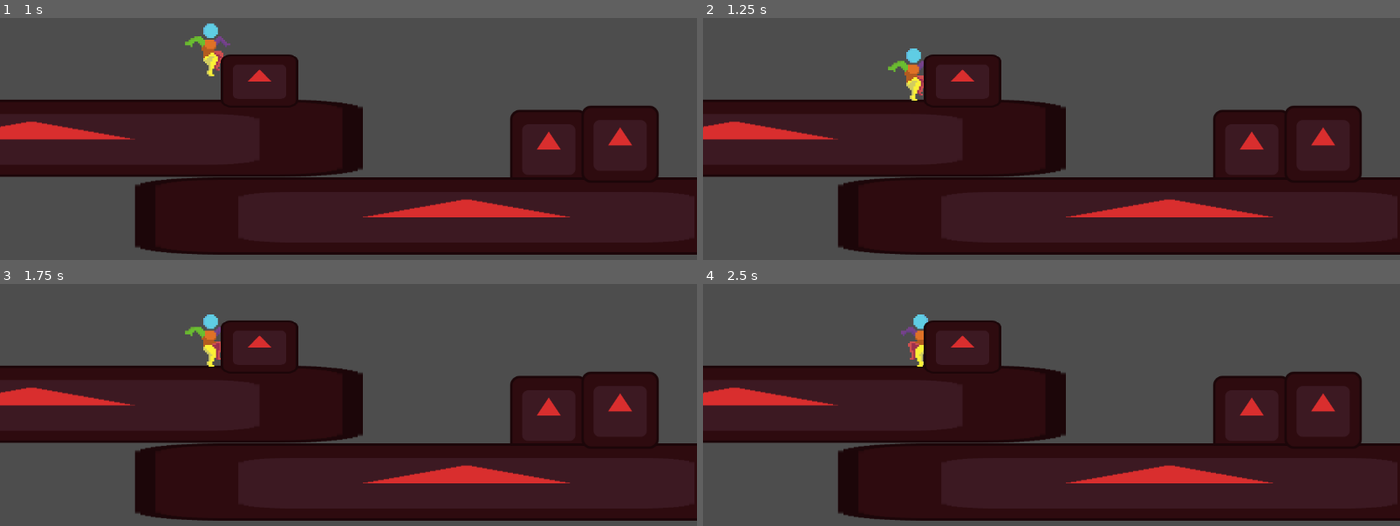
Above: before the commit, frames 1-4 (two rows, left to right).
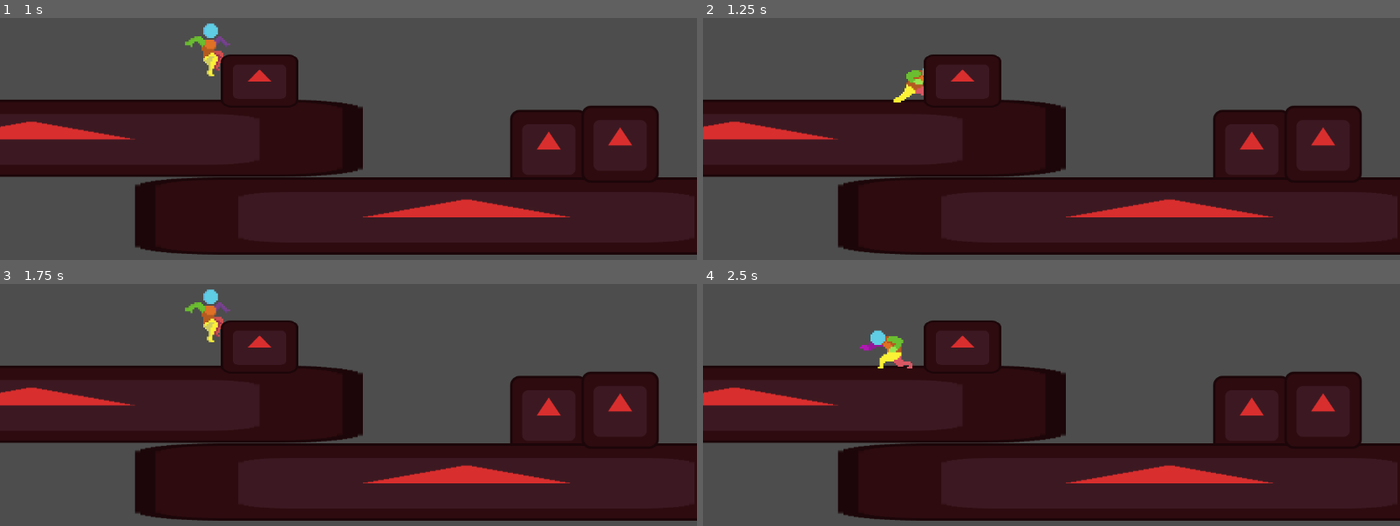
Above: after the commit, the same moments.

Repository: TatusFilipek/GodotTryEndError
Game: Godot game, scene res://scenes/main.tscn
Same seed, same stepped clock (60 frames per second), same inputs: the game is played once before the commit and once after it. The engine's default icon, where the game draws it, is replaced by a stand-in: a white triangle on a blue panel in a dark square.
Inputs:
- Up to frame 1 (1 s): hold D (moveRight) from 0.53 s (still down); hold Ctrl (crouch) from 0.53 s (still down); tap W (moveUp) at 0.77 s
- Up to frame 2 (1.25 s): keep holding D (moveRight); keep holding Ctrl (crouch)
- Up to frame 3 (1.75 s): keep holding D (moveRight); release Ctrl (crouch) at 1.28 s; tap Alt (sprint) at 1.35 s; tap W (moveUp) at 1.52 s
- Up to frame 4 (2.5 s): release D (moveRight) at 2.03 s; hold A (moveLeft) from 2.03 s (still down); hold Ctrl (crouch) from 2.03 s (still down)

Frame 1 is identical in both runs. In frame 2, 0.6% of the frame differs, in the area x 26-32%, y 12-35%; in frame 3, 0.8%; in frame 4, 0.9%, in the area x 22-33%, y 12-35%.

Commit message:
there is a bug where i jump from ledge to ledge and it doesnt set the new ledge position idk why

Diff:
--- a/scenes/player.tscn
+++ b/scenes/player.tscn
@@ -7,6 +7,7 @@
 [ext_resource type="Script" uid="uid://bl1pu4bo1b8v6" path="res://scripts/idle.gd" id="4_qlg0r"]
 [ext_resource type="Texture2D" uid="uid://1f1yfkkkni6i" path="res://resources/PaidCharacter/Idle/Player Idle 48x48.png" id="5_a8ls1"]
 [ext_resource type="Script" uid="uid://cgbkl5js40oui" path="res://scripts/walk.gd" id="5_qlg0r"]
+[ext_resource type="Texture2D" uid="uid://61n3ptcvm8mq" path="res://resources/PaidCharacter/Ledge Grab-Climb/player ledge climb 48x48.png" id="6_60mlk"]
 [ext_resource type="Script" uid="uid://dhhhm4p43sjki" path="res://scripts/fallIdle.gd" id="6_tuyoq"]
 [ext_resource type="Script" uid="uid://vp0ng54ecqcr" path="res://scripts/fallMove.gd" id="7_fjrip"]
 [ext_resource type="Texture2D" uid="uid://bynxqffhb2wes" path="res://resources/PaidCharacter/Slide/Player Slide 48x48.png" id="7_fulsm"]
@@ -164,6 +165,26 @@
 atlas = ExtResource("7_qfm1y")
 region = Rect2(240, 0, 48, 48)
 
+[sub_resource type="AtlasTexture" id="AtlasTexture_hhpqf"]
+atlas = ExtResource("6_60mlk")
+region = Rect2(0, 0, 48, 48)
+
+[sub_resource type="AtlasTexture" id="AtlasTexture_g5jhy"]
+atlas = ExtResource("6_60mlk")
+region = Rect2(48, 0, 48, 48)
+
+[sub_resource type="AtlasTexture" id="AtlasTexture_holxr"]
+atlas = ExtResource("6_60mlk")
+region = Rect2(96, 0, 48, 48)
+
+[sub_resource type="AtlasTexture" id="AtlasTexture_mx1m4"]
+atlas = ExtResource("6_60mlk")
+region = Rect2(144, 0, 48, 48)
+
+[sub_resource type="AtlasTexture" id="AtlasTexture_4gjji"]
+atlas = ExtResource("6_60mlk")
+region = Rect2(192, 0, 48, 48)
+
 [sub_resource type="AtlasTexture" id="AtlasTexture_fuw3a"]
 atlas = ExtResource("8_fulsm")
 region = Rect2(0, 0, 48, 48)
@@ -389,6 +410,26 @@
 "loop": true,
 "name": &"InAir",
 "speed": 6.0
+}, {
+"frames": [{
+"duration": 1.0,
+"texture": SubResource("AtlasTexture_hhpqf")
+}, {
+"duration": 1.0,
+"texture": SubResource("AtlasTexture_g5jhy")
+}, {
+"duration": 1.0,
+"texture": SubResource("AtlasTexture_holxr")
+}, {
+"duration": 1.0,
+"texture": SubResource("AtlasTexture_mx1m4")
+}, {
+"duration": 1.0,
+"texture": SubResource("AtlasTexture_4gjji")
+}],
+"loop": true,
+"name": &"Ledge",
+"speed": 5.0
 }, {
 "frames": [{
 "duration": 1.0,
@@ -500,6 +541,12 @@
 [sub_resource type="AnimationNodeAnimation" id="AnimationNodeAnimation_qfm1y"]
 animation = &"InAirUpApex"
 
+[sub_resource type="AnimationNodeAnimation" id="AnimationNodeAnimation_u2ulf"]
+animation = &"LedgeClimb"
+
+[sub_resource type="AnimationNodeAnimation" id="AnimationNodeAnimation_6e8lb"]
+animation = &"LedgeGrab"
+
 [sub_resource type="AnimationNodeAnimation" id="AnimationNodeAnimation_fulsm"]
 animation = &"Run"
 
@@ -514,17 +561,21 @@
 states/CrouchIdle/position = Vector2(317, 27)
 states/CrouchWalk/node = SubResource("AnimationNodeAnimation_i4ail")
 states/CrouchWalk/position = Vector2(429, 164)
-states/End/position = Vector2(955, 109)
+states/End/position = Vector2(1092, 115)
 states/Idle/node = SubResource("AnimationNodeAnimation_3v2ag")
 states/Idle/position = Vector2(317, 98)
 states/InAirDown/node = SubResource("AnimationNodeAnimation_jej6c")
-states/InAirDown/position = Vector2(652, 85)
+states/InAirDown/position = Vector2(789, 91)
 states/InAirDownApex/node = SubResource("AnimationNodeAnimation_oprun")
-states/InAirDownApex/position = Vector2(789, 85)
+states/InAirDownApex/position = Vector2(926, 91)
 states/InAirUp/node = SubResource("AnimationNodeAnimation_a8ls1")
-states/InAirUp/position = Vector2(652, 27)
+states/InAirUp/position = Vector2(789, 33)
 states/InAirUpApex/node = SubResource("AnimationNodeAnimation_qfm1y")
-states/InAirUpApex/position = Vector2(789, 27)
+states/InAirUpApex/position = Vector2(926, 33)
+states/LedgeClimb/node = SubResource("AnimationNodeAnimation_u2ulf")
+states/LedgeClimb/position = Vector2(650, 29)
+states/LedgeGrab/node = SubResource("AnimationNodeAnimation_6e8lb")
+states/LedgeGrab/position = Vector2(650, 87)
 states/Run/node = SubResource("AnimationNodeAnimation_fulsm")
 states/Run/position = Vector2(429, 20)
 states/Slide/node = SubResource("AnimationNodeAnimation_hhpqf")
@@ -736,6 +787,63 @@
 "transitions": PackedFloat32Array(1),
 "update": 1,
 "values": [&"InAir"]
+}
+
+[sub_resource type="Animation" id="Animation_lxlsd"]
+resource_name = "LedgeClimb"
+step = 0.16666667
+tracks/0/type = "value"
+tracks/0/imported = false
+tracks/0/enabled = true
+tracks/0/path = NodePath("AnimatedSprite2D:animation")
+tracks/0/interp = 1
+tracks/0/loop_wrap = true
+tracks/0/keys = {
+"times": PackedFloat32Array(0),
+"transitions": PackedFloat32Array(1),
+"update": 1,
+"values": [&"Ledge"]
+}
+tracks/1/type = "value"
+tracks/1/imported = false
+tracks/1/enabled = true
+tracks/1/path = NodePath("AnimatedSprite2D:frame")
+tracks/1/interp = 1
+tracks/1/loop_wrap = true
+tracks/1/keys = {
+"times": PackedFloat32Array(0, 0.16666667, 0.33333334),
+"transitions": PackedFloat32Array(1, 1, 1),
+"update": 1,
+"values": [2, 3, 4]
+}
+
+[sub_resource type="Animation" id="Animation_ha2mi"]
+resource_name = "LedgeGrab"
+length = 0.33335
+step = 0.16666667
+tracks/0/type = "value"
+tracks/0/imported = false
+tracks/0/enabled = true
+tracks/0/path = NodePath("AnimatedSprite2D:animation")
+tracks/0/interp = 1
+tracks/0/loop_wrap = true
+tracks/0/keys = {
+"times": PackedFloat32Array(0),
+"transitions": PackedFloat32Array(1),
+"update": 1,
+"values": [&"Ledge"]
+}
+tracks/1/type = "value"
+tracks/1/imported = false
+tracks/1/enabled = true
+tracks/1/path = NodePath("AnimatedSprite2D:frame")
+tracks/1/interp = 1
+tracks/1/loop_wrap = true
+tracks/1/keys = {
+"times": PackedFloat32Array(0, 0.16666667),
+"transitions": PackedFloat32Array(1, 1),
+"update": 1,
+"values": [0, 1]
 }
 
 [sub_resource type="Animation" id="Animation_3v2ag"]
@@ -863,6 +971,8 @@
 &"InAirDownApex": SubResource("Animation_oprun"),
 &"InAirUp": SubResource("Animation_sc3ue"),
 &"InAirUpApex": SubResource("Animation_a8ls1"),
+&"LedgeClimb": SubResource("Animation_lxlsd"),
+&"LedgeGrab": SubResource("Animation_ha2mi"),
 &"RESET": SubResource("Animation_3v2ag"),
 &"Run": SubResource("Animation_fulsm"),
 &"Slide": SubResource("Animation_g5jhy"),
@@ -873,23 +983,22 @@
 radius = 16.0
 height = 94.0
 
-[node name="Player" type="CharacterBody2D" unique_id=97587854 node_paths=PackedStringArray("CheckWall", "CheckLedge")]
+[node name="Player" type="CharacterBody2D" unique_id=97587854 node_paths=PackedStringArray("CheckWall", "CheckLedge", "Collider")]
 script = ExtResource("1_0wfyh")
 jumpForce = 500
 CheckWall = NodePath("CheckWall")
 CheckLedge = NodePath("CheckLedge")
+Collider = NodePath("collider")
 
 [node name="CheckWall" type="RayCast2D" parent="." unique_id=425645109]
 modulate = Color(0, 0, 0, 1)
 position = Vector2(16, -9)
 target_position = Vector2(15, 0)
-collide_with_areas = true
 
 [node name="CheckLedge" type="RayCast2D" parent="." unique_id=922726246]
 modulate = Color(0, 0, 0, 1)
 position = Vector2(26, -36)
 target_position = Vector2(0, 20)
-collide_with_areas = true
 
 [node name="AnimatedSprite2D" type="AnimatedSprite2D" parent="." unique_id=862734885]
 scale = Vector2(3, 3)
--- a/scripts/airStates.gd
+++ b/scripts/airStates.gd
@@ -16,8 +16,6 @@
 		machine.change_state("Idle")
 		return
 
-	core.velocity.y += CalcGravity() * _delta; # Gravity
-
 	if Input.is_action_just_pressed("moveUp") and core.coyoteTimer > 0:
 		core.coyoteTimer = 0
 		machine.change_state("Jump")
@@ -25,8 +23,10 @@
 
 	#check for ledge and if ledge detected grab on it
 	if core.IsLedgeDetected() and core.MovementDirection() != 0 and core.velocity.y > 0:
-		core.velocity = Vector2.ZERO
 		machine.change_state("LedgeGrab")
+		return
+
+	core.velocity.y += CalcGravity() * _delta; # Gravity
 
 	VariableJumpHeight()
 	SuperDuperAirStateAnims()
--- a/scripts/ledgeGrab.gd
+++ b/scripts/ledgeGrab.gd
@@ -1,8 +1,13 @@
 extends State
 class_name LedgeGrab
 
+
 func enter() -> void:
 	super.enter()
+
+	playback.travel("LedgeGrab")
+	core.velocity = Vector2.ZERO
+
 	core.position = core.GetLedgePosition()
 	pass
 
@@ -17,4 +22,15 @@
 	if Input.is_action_pressed("moveDown"):
 		machine.change_state("FallIdle")
 		return
+
+	if not core.IsLedgeDetected():
+		machine.change_state("FallIdle")
+		return
+
+	#if there is space to fit a player and up and a certain direcion is pressed then go to ledge climb, if there isnt space or only up is pressed preform jump
+	if core.jumpInputBufferTimer > 0:
+		core.jumpInputBufferTimer = 0
+		machine.change_state("Jump")
+		return
+
 	pass
--- a/scripts/player.gd
+++ b/scripts/player.gd
@@ -51,7 +51,7 @@
 	GetSpriteOrientation()
 	move_and_slide()
 
-	if is_on_floor():
+	if is_on_floor() or IsLedgeDetected():
 		coyoteTimer = coyoteTime
 	else:
 		coyoteTimer -= delta
@@ -71,7 +71,7 @@
 		facingDirection = ceil(MovementDirection())
 	sprite.flip_h = lastSpriteOrientation
 
-	if sign(CheckLedge.target_position.x) != sign(facingDirection):
+	if sign(CheckWall.target_position.x) != sign(facingDirection):
 		CheckLedge.target_position.x *= -1
 		CheckLedge.position.x *= -1
 		CheckWall.target_position.x *= -1
@@ -82,6 +82,8 @@
 
 func GetLedgePosition() -> Vector2:
 	var ledgePos : Vector2
+
+	#there is a bug where i jump from ledge to ledge and it doesnt set the new ledge position idk why
 
 	ledgePos.x = CheckWall.get_collision_point().x
 	ledgePos.y = CheckLedge.get_collision_point().y
